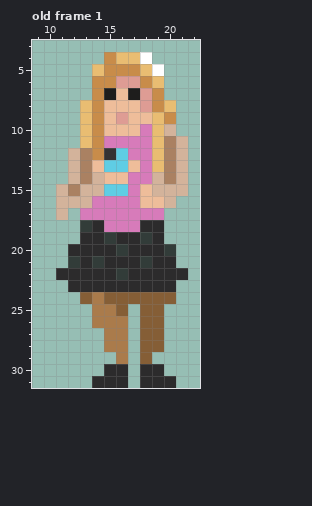
Pixel-art file: characters/npcs/walking-decoration-dudes/girl_with_phone_and_pink_top.ase. That is the earlier state.
32x32 pixels, 6 frames. Shown: old frame 1: x 9..22, y 3..31.
After:
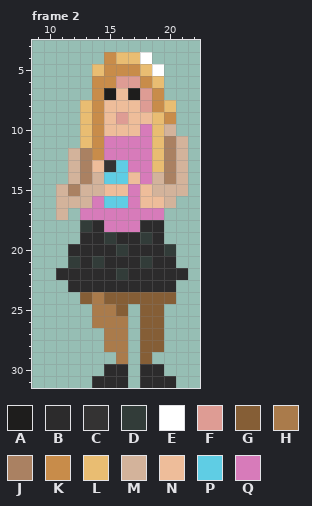
Palette (. is transparent): A #1e1d1c  B #2c2b2c  C #343333  D #323c39  E #ffffff  F #de9c94  G #855e36  H #aa7b4b  J #aa8162  K #c88c4a  L #e9bd72  M #d3b39b  N #eebd9a  P #5fcde4  Q #d77bba
A new or re-ordered frame is compared with the old frame closest to it.
The exact change:
frames 6 -> 7
Frame 2 is new; against old frame 1:
Colour P becomes colour C in row 13 at x 15.
Colour P becomes colour N in row 15 at x 15 to 16.
Colour Q becomes colour N in row 14 at x 17.
Colour N becomes colour P in row 14 at x 15 to 16.
Colour Q becomes colour P in row 16 at x 15 to 16.
Colour C becomes colour Q in row 12 at x 15.
Colour N becomes colour Q in row 13 at x 17.
Colour P becomes colour Q in row 12 at x 16.
Where, in picture pixels (left, top, right, bottom), the same in both pictures:
changed: (104, 148, 140, 208)
